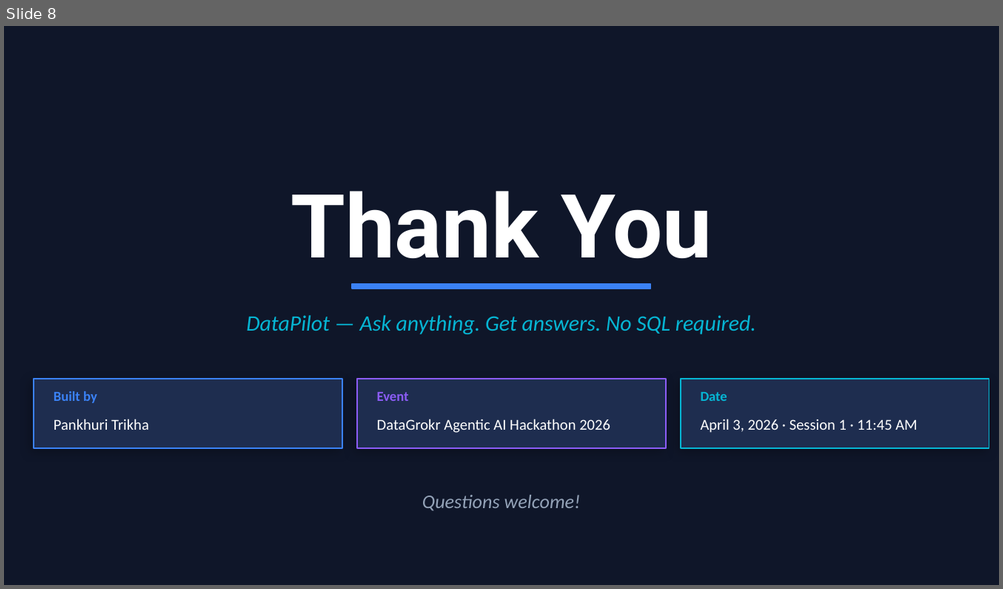
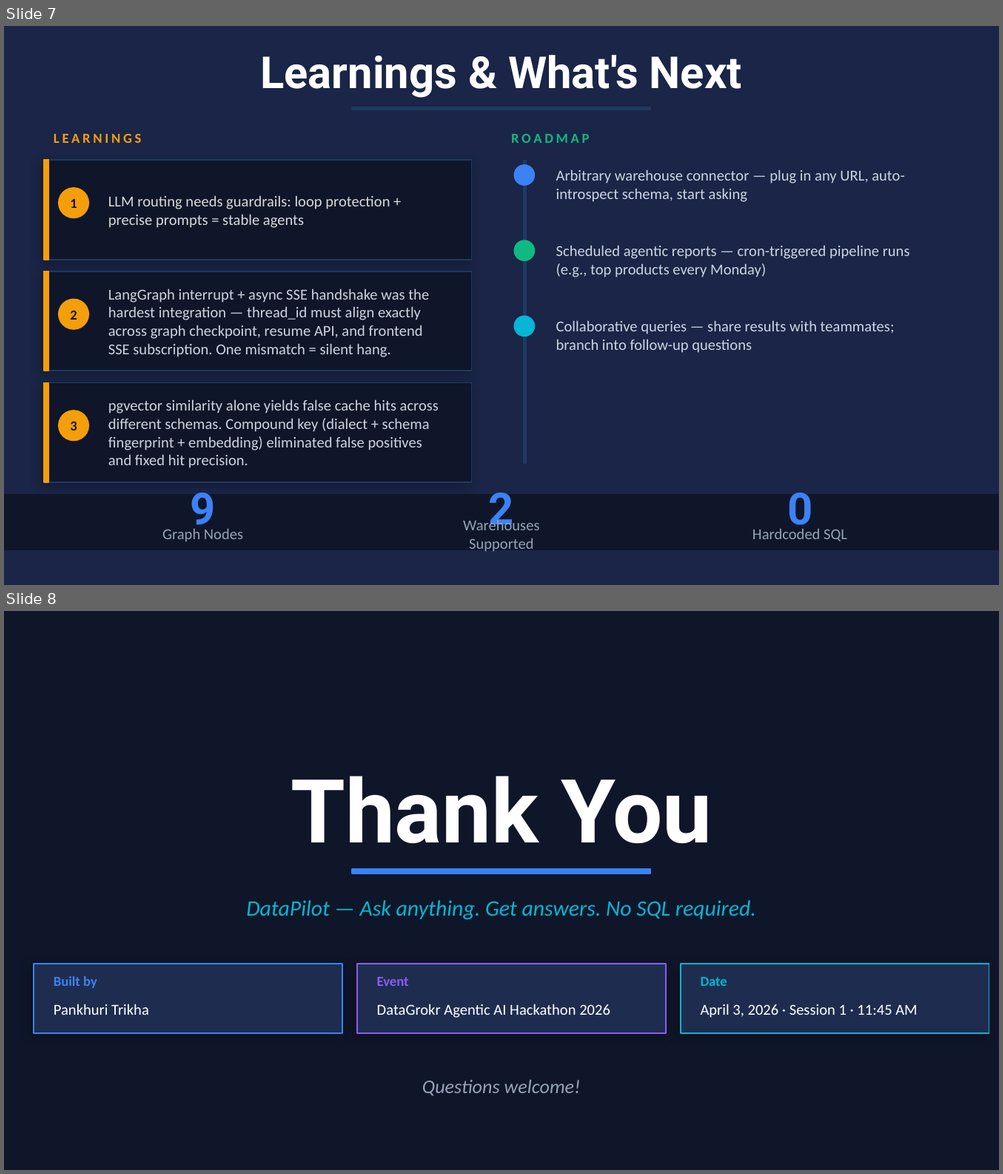
Before and after one commit to pankhuri-52/DataPilot_Agentic_Analyst, a slide deck: DataPilot_Hackathon.pptx. Shown one above the other, each under a label of ours: slide 8 before the commit, slides 7 and 8 after it. The pictures are 1003x589 and 1003x1174 pixels, drawn with LibreOffice and Linux fonts; fonts in the diff are those of the drawing. Boxes give left, top, right and bottom in pixels: in the first picture for what was removed or moved away, otherwise in the second. Text is boxed around its words. In the diff, an @@ line names an element or a change of style, - is before the commit and + after.

```diff
--- a/DataPilot_Hackathon.pptx
+++ b/DataPilot_Hackathon.pptx
@@ slide 7 added at [4,26,999,585], background #1A2547 @@
@@ text added at [260,55,742,98], 32 pt, text #FFFFFF, bold @@
+Learnings & What's Next
@@ rectangle added at [352,107,651,110], fill #1E3A5F, outline #1E3A5F 1 pt @@
@@ text added at [54,133,141,143], 10 pt, text #F59E0B, bold @@
+LEARNINGS
@@ text added at [511,134,589,143], 10 pt, text #10B981, bold @@
+ROADMAP
@@ rectangle added at [44,160,472,260], fill #0F1629, outline #1E3A5F 1 pt @@
@@ rectangle added at [44,160,48,260], fill #F59E0B, outline #F59E0B 1 pt @@
@@ ellipse added at [514,165,534,185], fill #3B82F6, outline #3B82F6 1 pt @@
@@ rectangle added at [523,160,526,463], fill #1E3A5F, outline #1E3A5F 1 pt @@
@@ text added at [556,170,904,202], 11 pt, text #CBD5E1 @@
+Arbitrary warehouse connector — plug in any URL, auto-introspect schema, start asking
@@ ellipse added at [59,188,88,218], fill #F59E0B, outline #F59E0B 1 pt @@
@@ text added at [70,199,77,208], 10 pt, text #0F172A, bold @@
+1
@@ text added at [108,195,390,228], 11 pt, text #D9D9D9 @@
+LLM routing needs guardrails: loop protection + precise prompts = stable agents
@@ ellipse added at [514,241,534,261], fill #10B981, outline #10B981 1 pt @@
@@ text added at [556,245,910,278], 11 pt, text #CBD5E1 @@
+Scheduled agentic reports — cron-triggered pipeline runs (e.g., top products every Monday)
@@ rectangle added at [44,272,472,371], fill #0F1629, outline #1E3A5F 1 pt @@
@@ rectangle added at [44,272,48,371], fill #F59E0B, outline #F59E0B 1 pt @@
@@ text added at [108,289,429,358], 11 pt, text #CBD5E1 @@
+LangGraph interrupt + async SSE handshake was the hardest integration — thread_id must align exactly across graph checkpoint, resume API, and frontend SSE subscription. One mismatch = silent hang.
@@ ellipse added at [59,300,88,329], fill #F59E0B, outline #F59E0B 1 pt @@
@@ text added at [70,311,77,320], 10 pt, text #0F172A, bold @@
+2
@@ ellipse added at [514,316,534,336], fill #06B6D4, outline #06B6D4 1 pt @@
@@ text added at [556,321,894,353], 11 pt, text #CBD5E1 @@
+Collaborative queries — share results with teammates; branch into follow-up questions
@@ rectangle added at [44,383,472,483], fill #0F1629, outline #1E3A5F 1 pt @@
@@ rectangle added at [44,383,48,483], fill #F59E0B, outline #F59E0B 1 pt @@
@@ text added at [108,400,438,469], 11 pt, text #CBD5E1 @@
+pgvector similarity alone yields false cache hits across different schemas. Compound key (dialect + schema fingerprint + embedding) eliminated false positives and fixed hit precision.
@@ ellipse added at [59,411,88,440], fill #F59E0B, outline #F59E0B 1 pt @@
@@ text added at [70,421,77,431], 10 pt, text #0F172A, bold @@
+3
@@ rectangle added at [4,495,999,550], fill #0F1629, outline #0F1629 1 pt @@
@@ text added at [190,493,216,536], 32 pt, text #3B82F6, bold @@
+9
@@ text added at [489,493,514,531], 32 pt, text #3B82F6, bold @@
+2
@@ text added at [787,493,812,536], 32 pt, text #3B82F6, bold @@
+0
@@ text added at [162,529,243,543], 11 pt, text #94A3B8 @@
+Graph Nodes
@@ text added at [463,518,539,552], 11 pt, text #94A3B8 @@
+Warehouses Supported
@@ text added at [752,529,847,542], 11 pt, text #94A3B8 @@
+Hardcoded SQL
```
Also in this commit, not shown: 2 slides changed, 4 other slides added, 5 slides removed, 11 other files.
